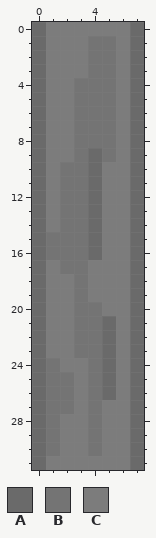
Pixel-art file -- Assets/Art/Aseprite/OfficeWallSide4.aseprite. That is the earlier state.
8x32 pixels, 1 frame.
Palette (. is transparent): A #6a6a6a  B #747474  C #7c7c7c
Once edited:
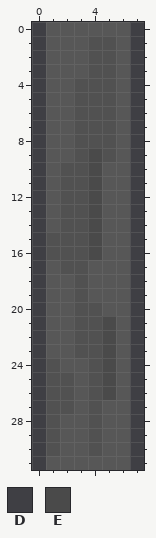
Colours new in this view: D #3f3f44  E #4a4a4a
From the commit log: Office wall corner sections
Difference:
@@ palette @@
-B #747474
+B #515151
-C #7c7c7c
+C #575757
@@ x 0..7 @@
- 0 ACCCCCCA
- 1 ACCCBBCA
- 2 ACCCBBCA
- 3 ACCCBBCA
- 4 ACCBBBCA
- 5 ACCBBBCA
- 6 ACCBBBCA
- 7 ACCBBBCA
- 8 ACCBBBCA
- 9 ACCBABCA
-10 ACBBACCA
-11 ACBBACCA
-12 ACBBACCA
-13 ACBBACCA
-14 ACBBACCA
-15 ABBBACCA
-16 ABBBACCA
-17 ACBBCCCA
-18 ACCBCCCA
-19 ACCBCCCA
-20 ACCBBCCA
-21 ACCBBACA
-22 ACCBBACA
-23 ACCBBACA
-24 ABCCBACA
-25 ABBCBACA
-26 ABBCBACA
-27 ABBCBCCA
-28 ABCCBCCA
-29 ABCCBCCA
-30 ABCCBCCA
-31 ACCCCCCA
+ 0 DCCCCCCD
+ 1 DCCCBBCD
+ 2 DCCCBBCD
+ 3 DCCCBBCD
+ 4 DCCBBBCD
+ 5 DCCBBBCD
+ 6 DCCBBBCD
+ 7 DCCBBBCD
+ 8 DCCBBBCD
+ 9 DCCBEBCD
+10 DCBBECCD
+11 DCBBECCD
+12 DCBBECCD
+13 DCBBECCD
+14 DCBBECCD
+15 DBBBECCD
+16 DBBBECCD
+17 DCBBCCCD
+18 DCCBCCCD
+19 DCCBCCCD
+20 DCCBBCCD
+21 DCCBBECD
+22 DCCBBECD
+23 DCCBBECD
+24 DBCCBECD
+25 DBBCBECD
+26 DBBCBECD
+27 DBBCBCCD
+28 DBCCBCCD
+29 DBCCBCCD
+30 DBCCBCCD
+31 DCCCCCCD
Pixel boxes of the changes (left, top, right, bottom) in both pictures:
changed: (32, 22, 144, 470)
